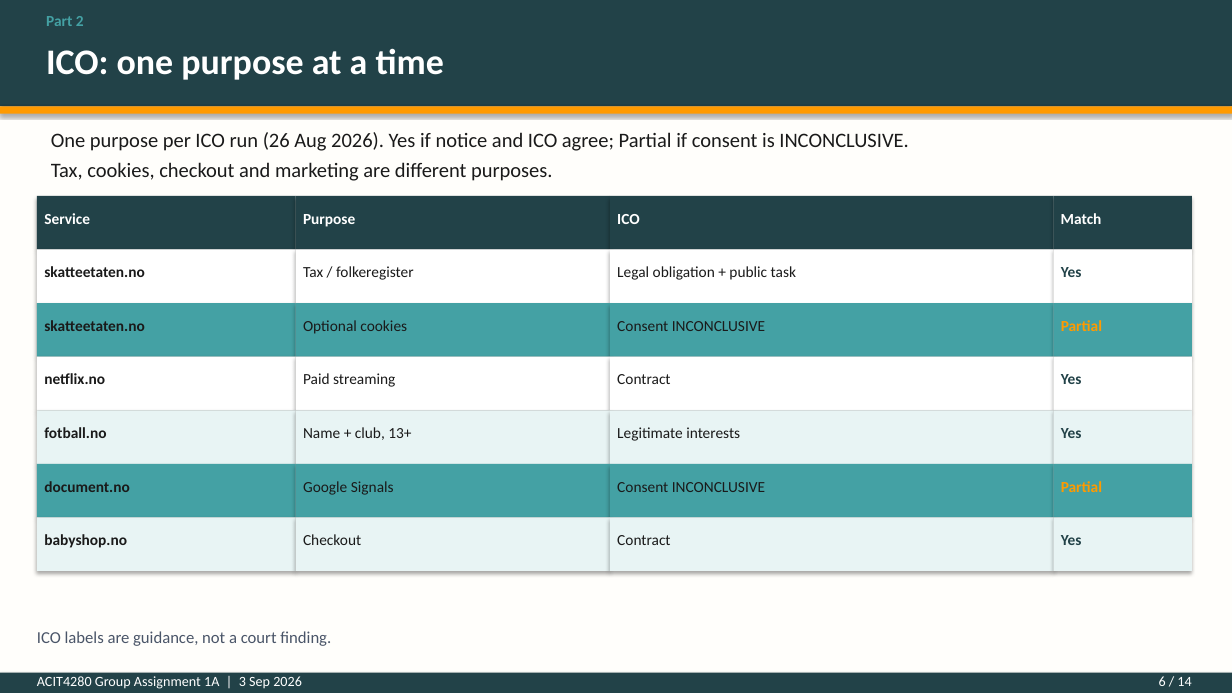
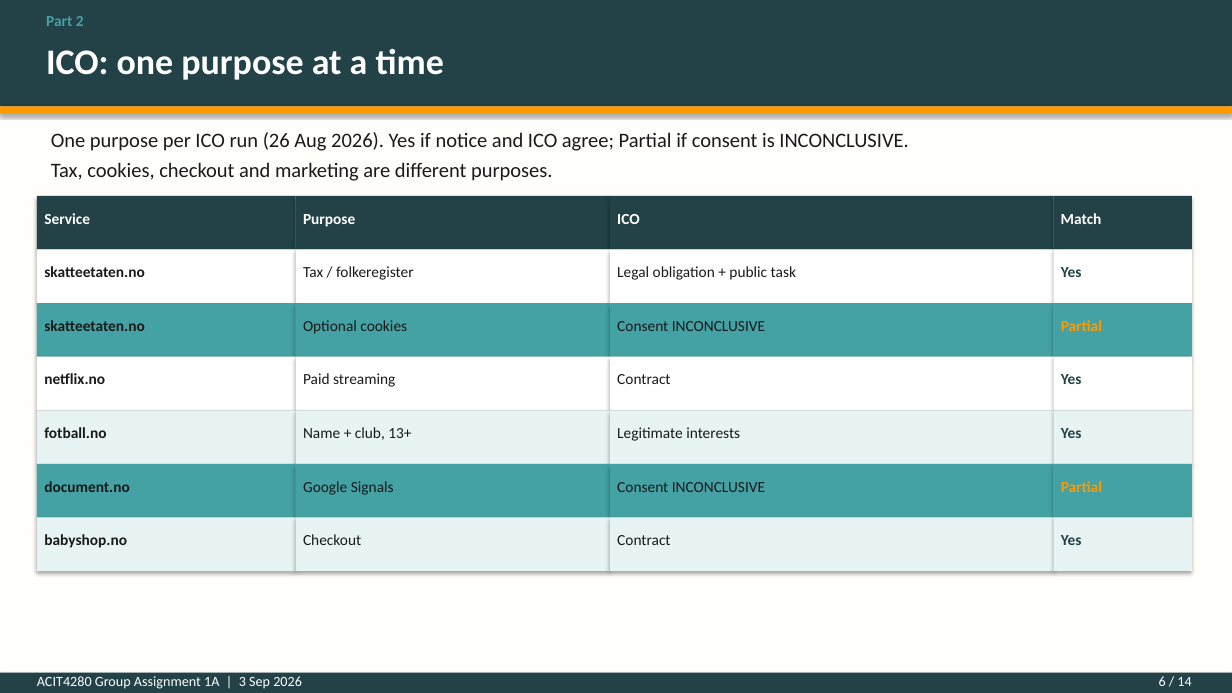
Before and after one commit to kasa031/Bacheloroppgave, a slide deck: slide 6 of ACIT4280_1A_presentation.pptx. Drawn at 1232x693 pixels with LibreOffice and Linux fonts; fonts in the diff are those of the drawing. Boxes give left, top, right and bottom in pixels: in the first picture for what was removed or moved away, otherwise in the second. Text is boxed around its words. In the diff, an @@ line names an element or a change of style, - is before the commit and + after.

```diff
--- a/ACIT4280_1A_presentation.pptx
+++ b/ACIT4280_1A_presentation.pptx
@@ text removed at [37,631,331,646] @@
-ICO labels are guidance, not a court finding.
```
Also in this commit, not shown: 4 other files.
